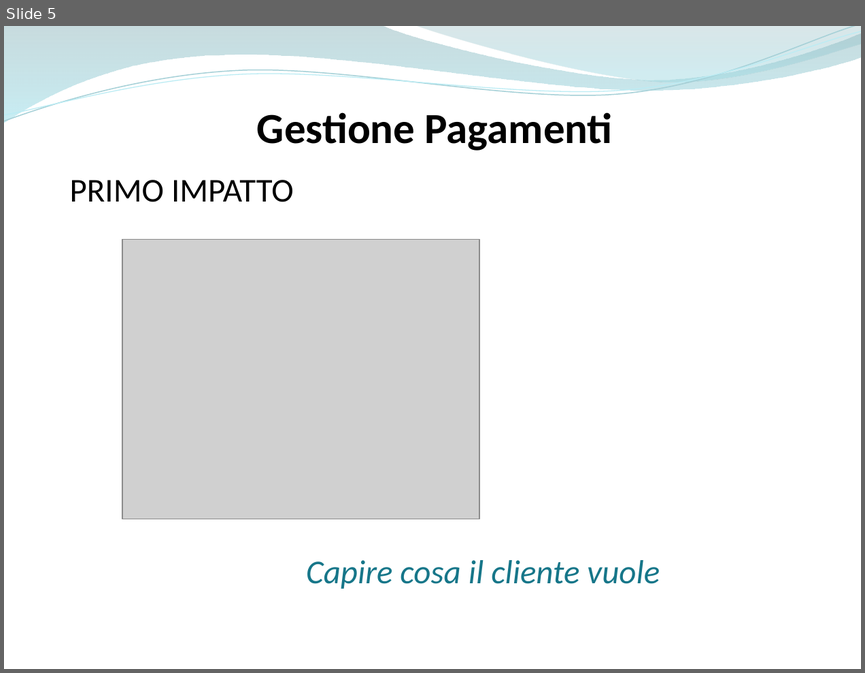
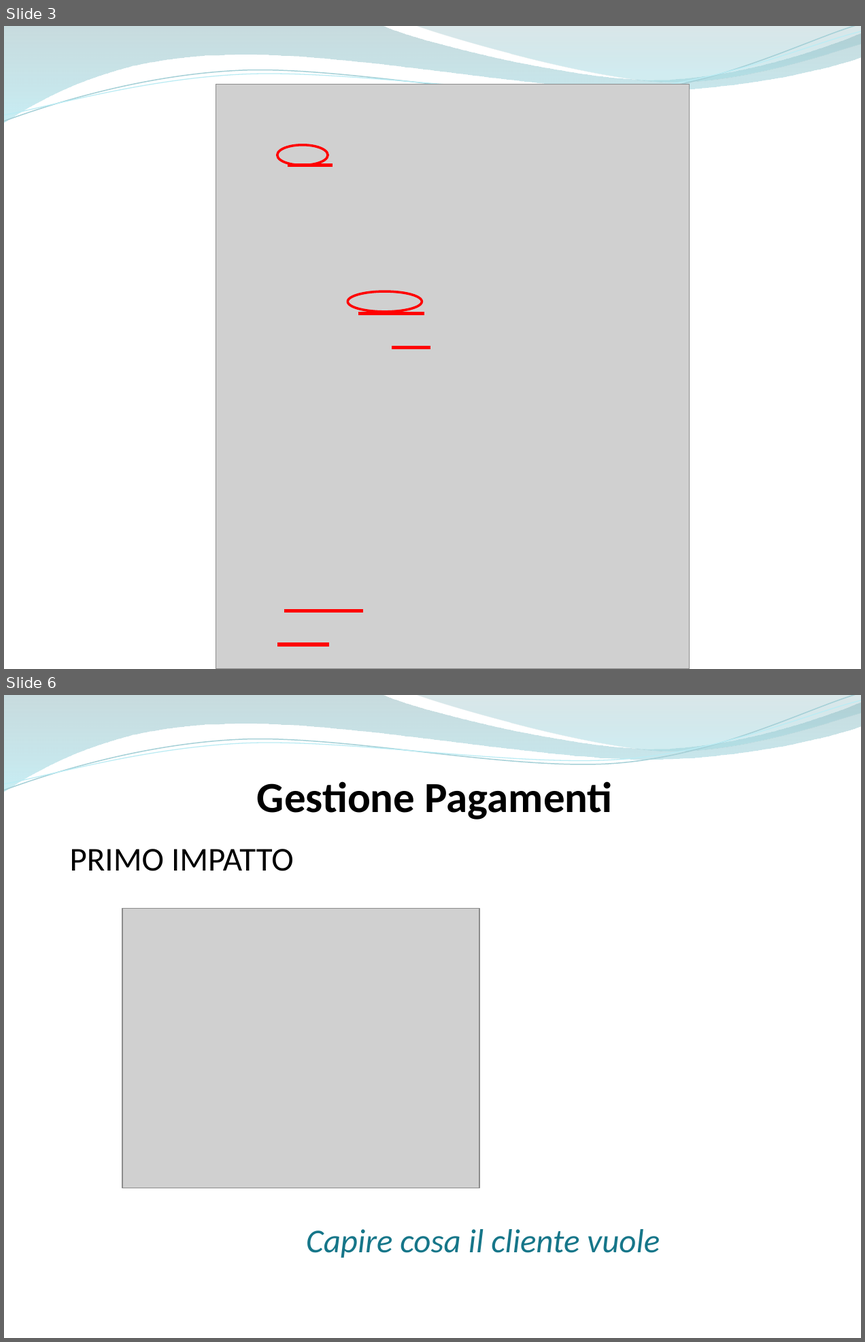
Before and after one commit to ammirate/at-silo, a slide deck: Presentazione/Atsilo2/Parisi/Atsilo_M_Parisi.pptx. Shown one above the other, each under a label of ours: slide 5 before the commit, slides 3 and 6 after it; the slides between them are not shown. The pictures are 865x673 and 865x1342 pixels, drawn with LibreOffice and Linux fonts; fonts in the diff are those of the drawing; grey boxes stand for pictures. Boxes give left, top, right and bottom in pixels: in the first picture for what was removed or moved away, otherwise in the second. Text is boxed around its words. In the diff, an @@ line names an element or a change of style, - is before the commit and + after.

```diff
--- a/Presentazione/Atsilo2/Parisi/Atsilo_M_Parisi.pptx
+++ b/Presentazione/Atsilo2/Parisi/Atsilo_M_Parisi.pptx
@@ slide 3 added at (x1=4, y1=26, x2=861, y2=669), background #FFFFFF; not listed: 4 template elements that a slide beside it also shows @@
@@ picture added at (x1=215, y1=84, x2=689, y2=669) @@
@@ ellipse added at (x1=277, y1=145, x2=328, y2=165), outline #FF0000 2 pt @@
@@ line added from (288, 165) to (332, 165), #FF0000 3 pt @@
@@ ellipse added at (x1=347, y1=292, x2=422, y2=312), outline #FF0000 2 pt @@
@@ line added from (358, 314) to (424, 314), #FF0000 3 pt @@
@@ line added from (392, 347) to (430, 347), #FF0000 3 pt @@
@@ line added from (284, 610) to (363, 610), #FF0000 3 pt @@
@@ line added from (277, 643) to (330, 643), #FF0000 3 pt @@
@@ what was slide 5 is now slide 6 @@
```
Also in this commit, not shown: 7 slides changed, 2 other slides added, 1 slide removed.
